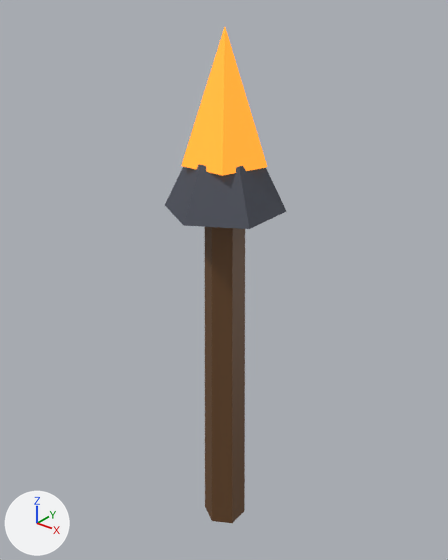
What one commit did to the FBX model meshes/World/Torch.fbx.
The view is the same before and after, from a camera (50 mm lens) standing at (3.59, -4.5, 5.96) and looking at (-0.11, 0.13, 3.09). Arrows for +X, +Y and +Z are at lower left; the lights stay in place. The first picture is the older version.

The scene before the commit, as lines of its bpy script (objects in view):
```python
me_bowl_001 = bpy.data.meshes.new('Bowl.001')
me_bowl_001.from_pydata(...)  # a 6-sided cut cone along z (radius 0.6 at the low end, 0.35 at the high end) spanning x -0.52..0.52, y -0.6..0.6, z -0.25..0.25
me_bowl_001.materials.append(mat_m_91)  # greyish blue #4a4e5a
me_flame_001 = bpy.data.meshes.new('Flame.001')
me_flame_001.from_pydata(...)  # a 5-sided cone pointing to +z spanning x -0.399..0.399, y -0.38..0.38, z -0.6..0.6
me_flame_001.materials.append(mat_m_92)  # orange #ff9a2b, glowing orange #ff9a2b
me_post_001 = bpy.data.meshes.new('Post.001')
me_post_001.from_pydata(...)  # a 6-sided cut cone along z (radius 0.25 at the low end, 0.2 at the high end) spanning x -0.22..0.22, y -0.25..0.25, z -2.0..2.0
me_post_001.materials.append(mat_m_42)  # brown #6b4a2c
ob_bowl = bpy.data.objects.new('Bowl', me_bowl_001)
ob_bowl.location = (0.0, 0.0, 4.2)
ob_flame = bpy.data.objects.new('Flame', me_flame_001)
ob_flame.location = (0.0, 0.04, 5.0)
ob_post = bpy.data.objects.new('Post', me_post_001)
ob_post.location = (0.0, 0.0, 2.0)
```
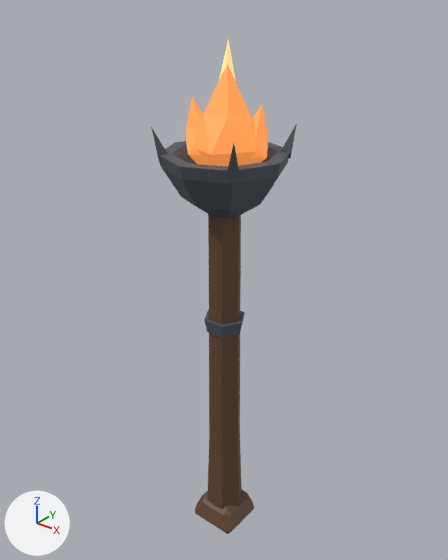
Changed parts and their boxes [x1, y1, x2, y2] in the pictures (448 x 560 px):
'Post', reshaped, moved (46% wider, 8% taller): before [205, 227, 245, 523]; after [195, 214, 254, 534]
'Bowl', reshaped, moved: before [165, 164, 286, 229]; after [151, 124, 297, 338]
'Flame', reshaped, moved: before [181, 27, 267, 176]; after [186, 64, 268, 167]
'FlameCore', added (mostly hidden): after [219, 38, 236, 81]
part 3 of me_bowl_001, reshaped: before [165, 164, 286, 229]; after [151, 124, 297, 219]
part 4 of me_bowl_001, added: after [204, 310, 245, 338]

What changed in the scene script:
```text
Add mat_m_17:
    mat_m_17 = principled_material('M_17')
    mat_m_17.base_color = (0.0782, 0.0953, 0.12)  # greyish blue #4f5761
    mat_m_17.roughness = 0.55
Add mat_m_3:
    mat_m_3 = principled_material('M_3')
    mat_m_3.base_color = (0.13, 0.0648, 0.0319)  # brown #654832
    mat_m_3.roughness = 0.55
Add mat_m_18:
    mat_m_18 = principled_material('M_18')
    mat_m_18.base_color = (0.784, 0.254, 0.0595)  # orange #e58a45
    mat_m_18.roughness = 0.55
    mat_m_18.emission_color = (0.784, 0.254, 0.0595)  # orange #e58a45
    mat_m_18.emission_strength = 0.8
Add mat_m_19:
    mat_m_19 = principled_material('M_19')
    mat_m_19.base_color = (0.784, 0.584, 0.246)  # beige #e5c988
    mat_m_19.roughness = 0.55
    mat_m_19.emission_color = (0.784, 0.584, 0.246)  # beige #e5c988
    mat_m_19.emission_strength = 0.8
Change me_flame_001:
    used by ob_flame; location = (0.0, 0.04, 5.0)
    remove me_flame_001.from_pydata(...)  # 6 vertices, 8 faces; spans x -0.399..0.399, y -0.38..0.38, z -0.6..0.6
    remove me_flame_001.materials.append(mat_m_92)  # orange #ff9a2b, glowing orange #ff9a2b
    add me_flame_001.from_pydata(...)  # 32 vertices, 52 faces; spans x -0.392..0.392, y -0.342..0.342, z -0.525..0.525
    me_flame_001 part 1: the whole mesh is rebuilt
    add me_flame_001.materials.append(mat_m_18)  # orange #e58a45, glowing orange #e58a45
Change me_bowl_001:
    used by ob_bowl; location = (0.0, 0.0, 4.2)
    remove me_bowl_001.from_pydata(...)  # 12 vertices, 20 faces; spans x -0.52..0.52, y -0.6..0.6, z -0.25..0.25
    remove me_bowl_001.materials.append(mat_m_91)  # greyish blue #4a4e5a
    add me_bowl_001.from_pydata(...)  # 76 vertices, 128 faces; spans x -0.63..0.63, y -0.63..0.63, z -1.078..1.078
    me_bowl_001 part 3: 12 vertices removed from x -0.52..0.52, y -0.6..0.6, z -0.25..0.25; 64 vertices added at x -0.63..0.63, y -0.63..0.63, z 0.222..1.078
    me_bowl_001 part 4: 12 vertices added at x -0.23..0.23, y -0.199..0.199, z -1.078..-0.928
    add me_bowl_001.materials.append(mat_m_17)  # greyish blue #4f5761
Change me_post_001:
    used by ob_post; location = (0.0, 0.0, 2.0)
    remove me_post_001.from_pydata(...)  # 12 vertices, 20 faces; spans x -0.22..0.22, y -0.25..0.25, z -2.0..2.0
    remove me_post_001.materials.append(mat_m_42)  # brown #6b4a2c
    add me_post_001.from_pydata(...)  # 42 vertices, 76 faces; spans x -0.29..0.29, y -0.29..0.29, z -2.05..2.05
    me_post_001 part 2: the whole mesh is rebuilt
    add me_post_001.materials.append(mat_m_3)  # brown #654832
Add me_flamecore_001:
    me_flamecore_001.from_pydata([(-0.008, 0.0, -0.575), (0.17, 0.0, -0.23), (0.0, 0.17, -0.23), (-0.17, 0.0, -0.23), (0.0, -0.17, -0.23), (0.11, 0.035, 0.115), (-0.021, 0.096, 0.115), (-0.082, -0.035, 0.115), (0.049, -0.096, 0.115), (0.032, 0.0, 0.575)], [], [(0, 2, 1), (0, 3, 2), (0, 4, 3), (0, 1, 4), (2, 5, 1), (3, 6, 2), (4, 7, 3), (1, 8, 4), (5, 6, 9), (6, 7, 9), (7, 8, 9), (8, 5, 9), (2, 6, 5), (3, 7, 6), (4, 8, 7), (1, 5, 8)])
    me_flamecore_001.materials.append(mat_m_19)  # beige #e5c988, glowing beige #e5c988
Change ob_flame:
    ob_flame.location: (0.0, 0.04, 5.0) -> (0.01, -0.01, 4.78)
Change ob_bowl:
    ob_bowl.location: (0.0, 0.0, 4.2) -> (0.0, 0.0, 3.68)
Change ob_post:
    ob_post.location: (0.0, 0.0, 2.0) -> (0.0, 0.0, 1.95)
Add ob_flamecore:
    ob_flamecore = bpy.data.objects.new('FlameCore', me_flamecore_001)
    ob_flamecore.location = (0.01, 0.0, 4.92)
```
